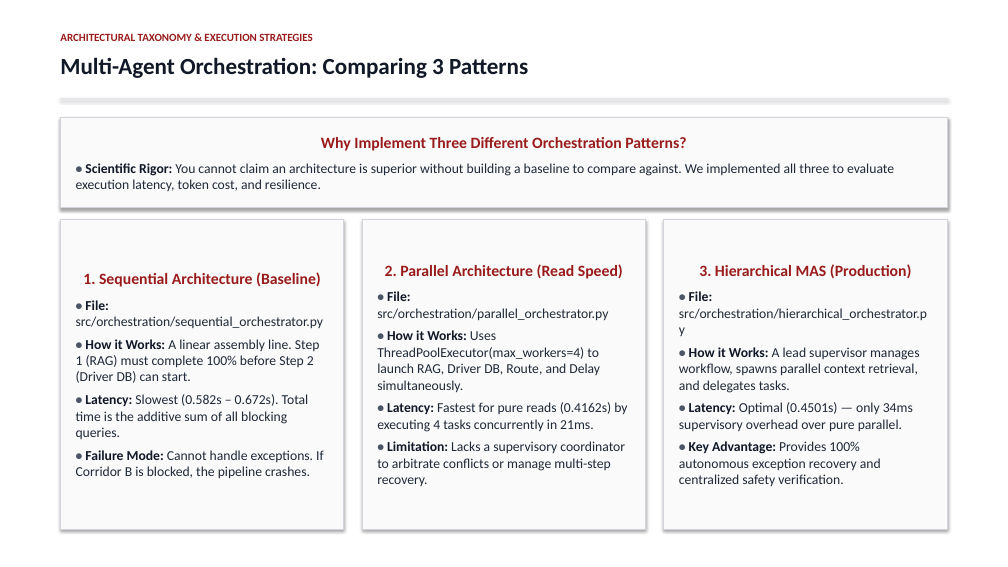
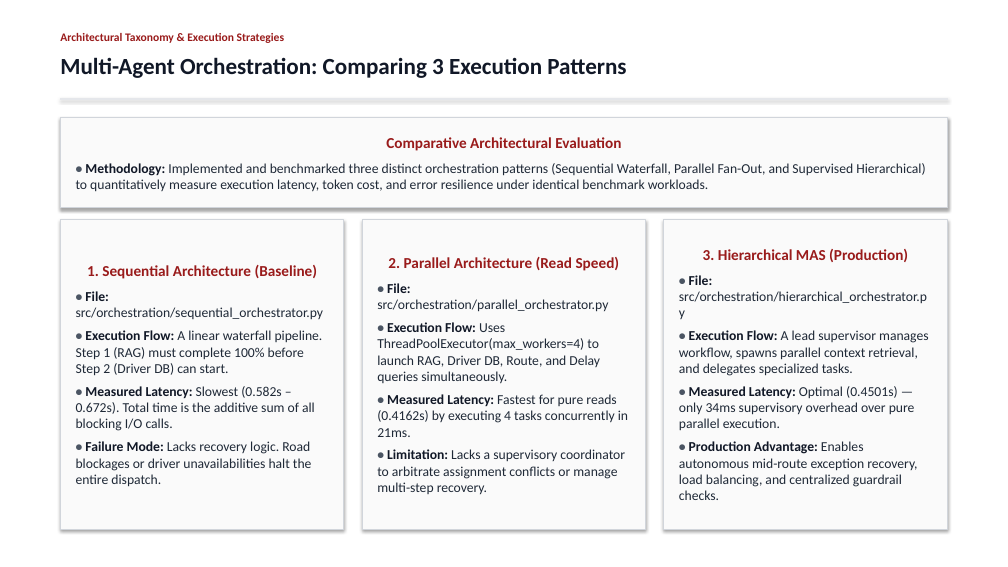
Before and after one commit to Akshat5091/DeliveryFleet-MAS, a slide deck: slide 10 of Eval 2 Documents/DeliveryFleet_MAS_Evaluation2_Master_Presentation.pptx. Drawn at 1008x567 pixels with LibreOffice and Linux fonts; fonts in the diff are those of the drawing. Boxes give left, top, right and bottom in pixels: in the first picture for what was removed or moved away, otherwise in the second. Text is boxed around its words. In the diff, an @@ line names an element or a change of style, - is before the commit and + after.

Commit message:
refactor: purge all AI meta-cues, rubric-citations, and defensive evaluation phrasing in favor of rigorous engineering presentation language

```diff
--- a/Eval 2 Documents/DeliveryFleet_MAS_Evaluation2_Master_Presentation.pptx
+++ b/Eval 2 Documents/DeliveryFleet_MAS_Evaluation2_Master_Presentation.pptx
@@ text at [60, 33, 284, 43]: text changed; size 10.5 to 11 pt @@
-ARCHITECTURAL TAXONOMY & EXECUTION STRATEGIES
+Architectural Taxonomy & Execution Strategies
@@ text at [60, 57, 626, 78]: text changed @@
-Multi-Agent Orchestration: Comparing 3 Patterns
+Multi-Agent Orchestration: Comparing 3 Execution Patterns
@@ text in rectangle at [76, 137, 925, 192]: text changed @@
-Why Implement Three Different Orchestration Patterns?
-• Scientific Rigor: You cannot claim an architecture is superior without building a baseline to compare against. We implemented all three to evaluate execution latency, token cost, and resilience.
+Comparative Architectural Evaluation
+• Methodology: Implemented and benchmarked three distinct orchestration patterns (Sequential Waterfall, Parallel Fan-Out, and Supervised Hierarchical) to quantitatively measure execution latency, token cost, and error resilience under identical benchmark workloads.
@@ text in rectangle at [87, 265, 318, 279]: size 15 to 14.5 pt in "1. Sequential Architecture (Baseline)" @@
@@ text in rectangle at [388, 257, 620, 271]: size 15 to 14.5 pt in "2. Parallel Architecture (Read Speed)" @@
@@ text in rectangle at [703, 249, 908, 262]: size 15 to 14.5 pt in "3. Hierarchical MAS (Production)" @@
@@ text in rectangle at [377, 322, 628, 494]: text changed @@
-• How it Works: Uses ThreadPoolExecutor(max_workers=4) to launch RAG, Driver DB, Route, and Delay simultaneously.
-• Latency: Fastest for pure reads (0.4162s) by executing 4 tasks concurrently in 21ms.
-• Limitation: Lacks a supervisory coordinator to arbitrate conflicts or manage multi-step recovery.
+• Execution Flow: Uses ThreadPoolExecutor(max_workers=4) to launch RAG, Driver DB, Route, and Delay queries simultaneously.
+• Measured Latency: Fastest for pure reads (0.4162s) by executing 4 tasks concurrently in 21ms.
+• Limitation: Lacks a supervisory coordinator to arbitrate assignment conflicts or manage multi-step recovery.
@@ text in rectangle at [76, 330, 323, 487]: text changed @@
-• How it Works: A linear assembly line. Step 1 (RAG) must complete 100% before Step 2 (Driver DB) can start.
-• Latency: Slowest (0.582s – 0.672s). Total time is the additive sum of all blocking queries.
-• Failure Mode: Cannot handle exceptions. If Corridor B is blocked, the pipeline crashes.
+• Execution Flow: A linear waterfall pipeline. Step 1 (RAG) must complete 100% before Step 2 (Driver DB) can start.
+• Measured Latency: Slowest (0.582s – 0.672s). Total time is the additive sum of all blocking I/O calls.
+• Failure Mode: Lacks recovery logic. Road blockages or driver unavailabilities halt the entire dispatch.
@@ text in rectangle at [679, 330, 928, 500]: text changed @@
-• How it Works: A lead supervisor manages workflow, spawns parallel context retrieval, and delegates tasks.
-• Latency: Optimal (0.4501s) — only 34ms supervisory overhead over pure parallel.
-• Key Advantage: Provides 100% autonomous exception recovery and centralized safety verification.
+• Execution Flow: A lead supervisor manages workflow, spawns parallel context retrieval, and delegates specialized tasks.
+• Measured Latency: Optimal (0.4501s) — only 34ms supervisory overhead over pure parallel execution.
+• Production Advantage: Enables autonomous mid-route exception recovery, load balancing, and centralized guardrail checks.
```
Also in this commit, not shown: 20 other slides changed, 3 other files.
